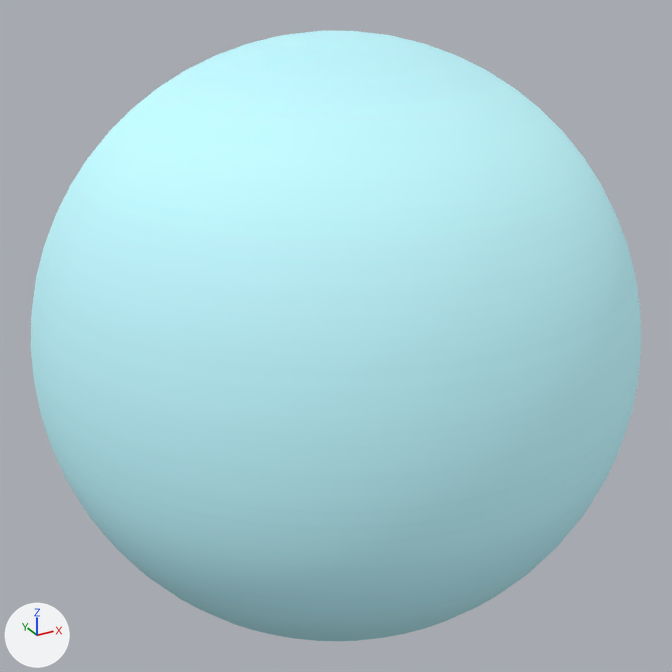
An edit to the glTF model app/src/main/assets/models/uranus.gltf, drawn before and after from the same camera.
Rendered twice from a 50 mm lens placed at (-0.709, -1.29, 0.645), pointed at (0.0, 0.0, 0.0). Every picture has the same lights, and +X, +Y and +Z are marked at lower left.
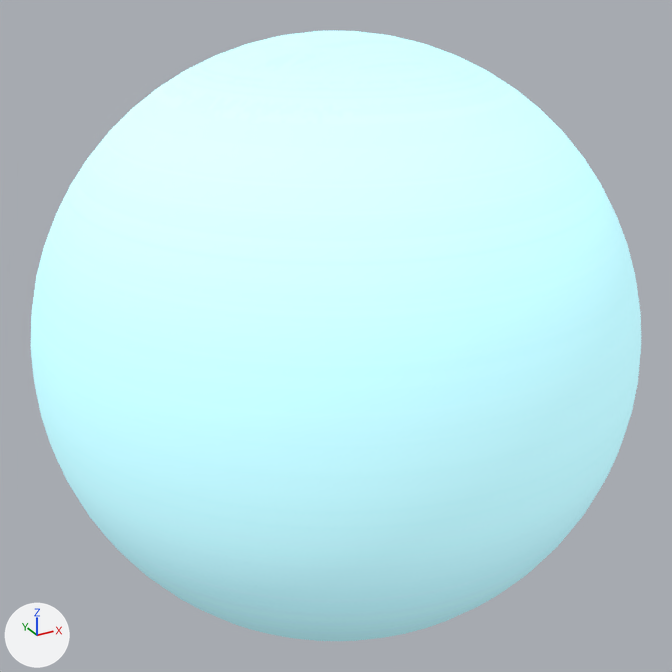
Boxes [x1, y1, x2, y2] around the edits, measured in the pictures (672 x 672 px):
'Sphere', surface changed: [31, 31, 641, 641] in both

Diff of the bpy script that builds the scene:
```diff
--- a/app/src/main/assets/models/uranus.gltf.py
+++ b/app/src/main/assets/models/uranus.gltf.py
@@ mat_default @@
 n0 = _N.new('ShaderNodeBsdfPrincipled'); n0.name = 'Principled BSDF'
 n0.inputs[2].default_value = 0.9  # 'Roughness'
-n0.inputs[28].default_value = 0.3  # 'Emission Strength'
+n0.inputs[28].default_value = 0.8  # 'Emission Strength'
 n1 = _N.new('ShaderNodeOutputMaterial'); n1.name = 'Material Output'
```
